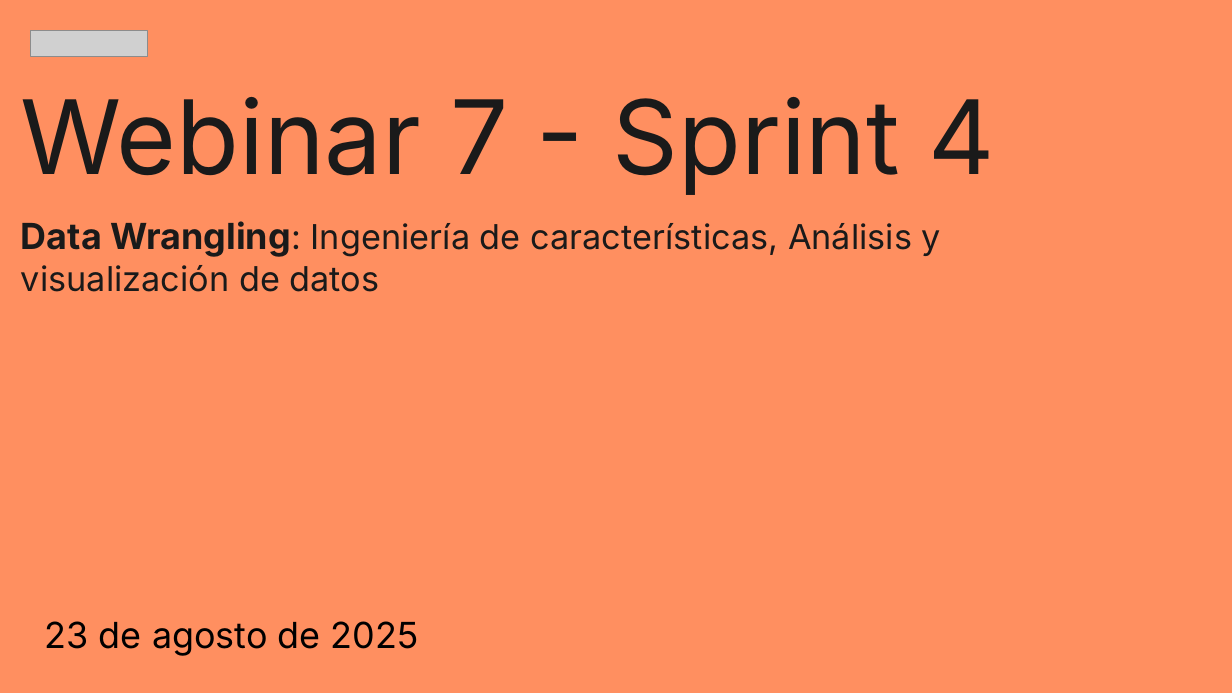
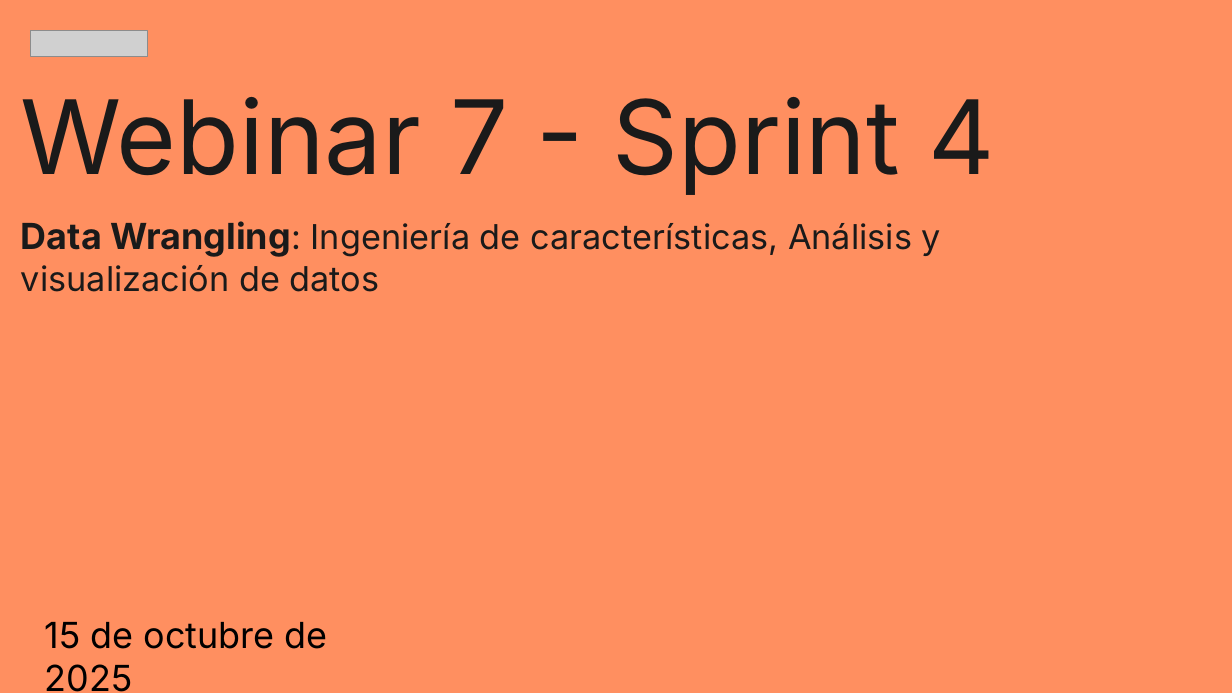
Before and after one commit to zyntonyson/bootcamp_ds_da, a slide deck: slide 1 of 04-data-wrangling/07-data-wrangling.pptx. Drawn at 1232x693 pixels with LibreOffice and Linux fonts; fonts in the diff are those of the drawing; grey boxes stand for pictures. Boxes give left, top, right and bottom in pixels: in the first picture for what was removed or moved away, otherwise in the second. Text is boxed around its words. In the diff, an @@ line names an element or a change of style, - is before the commit and + after.

```diff
--- a/04-data-wrangling/07-data-wrangling.pptx
+++ b/04-data-wrangling/07-data-wrangling.pptx
@@ text at box(45, 622, 328, 692): text changed @@
-23 de agosto de 2025
+15 de octubre de 2025
```
Also in this commit, not shown: 1 other slide changed, 2 slides added, 7 other files.
